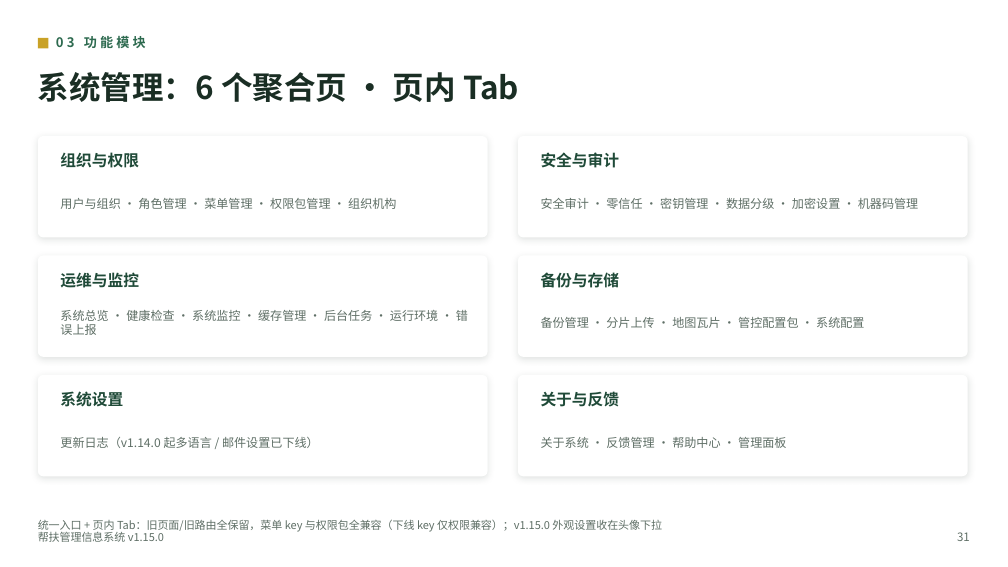
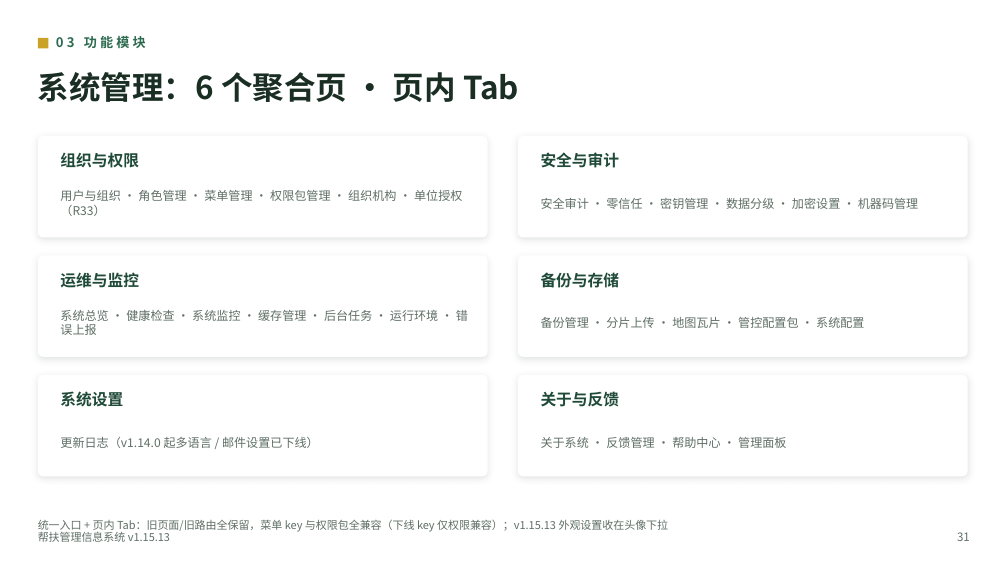
Before and after one commit to lzh745200/MRRS, a slide deck: slide 33 of docs/帮扶管理信息系统介绍.pptx. Drawn at 1008x567 pixels with LibreOffice and Linux fonts; fonts in the diff are those of the drawing. Boxes give left, top, right and bottom in pixels: in the first picture for what was removed or moved away, otherwise in the second. Text is boxed around its words. In the diff, an @@ line names an element or a change of style, - is before the commit and + after.

Commit message:
feat(release): v1.15.13 — R34 发布闭环：CI 红项修复 + R33 导航入口 + 文档/PPT 更新 + 冗余清理

```diff
--- a/docs/帮扶管理信息系统介绍.pptx
+++ b/docs/帮扶管理信息系统介绍.pptx
@@ text at (60,190,462,216): text changed @@
-用户与组织 · 角色管理 · 菜单管理 · 权限包管理 · 组织机构
+用户与组织 · 角色管理 · 菜单管理 · 权限包管理 · 组织机构 · 单位授权（R33）
@@ text at (38,520,669,533): text changed @@
-统一入口 + 页内 Tab：旧页面/旧路由全保留，菜单 key 与权限包全兼容（下线 key 仅权限兼容）；v1.15.0 外观设置收在头像下拉
+统一入口 + 页内 Tab：旧页面/旧路由全保留，菜单 key 与权限包全兼容（下线 key 仅权限兼容）；v1.15.13 外观设置收在头像下拉
@@ text at (38,529,170,542): text changed @@
-帮扶管理信息系统 v1.15.0
+帮扶管理信息系统 v1.15.13
```
Also in this commit, not shown: 42 other slides changed, 38 other files.
